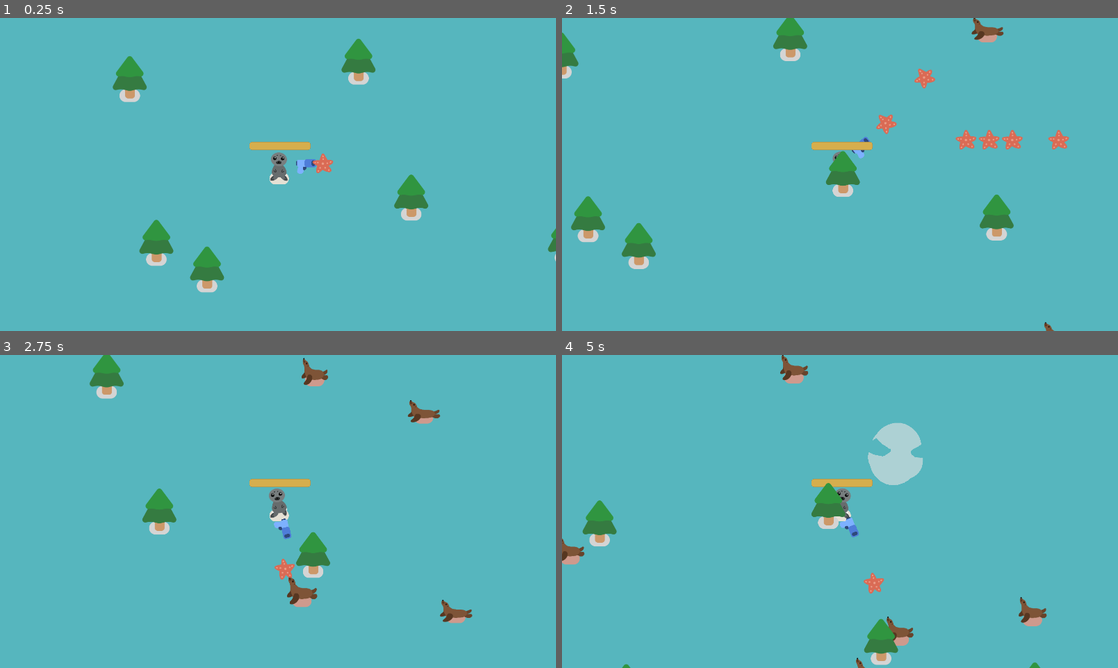
Above: before the commit, frames 1-4 (two rows, left to right).
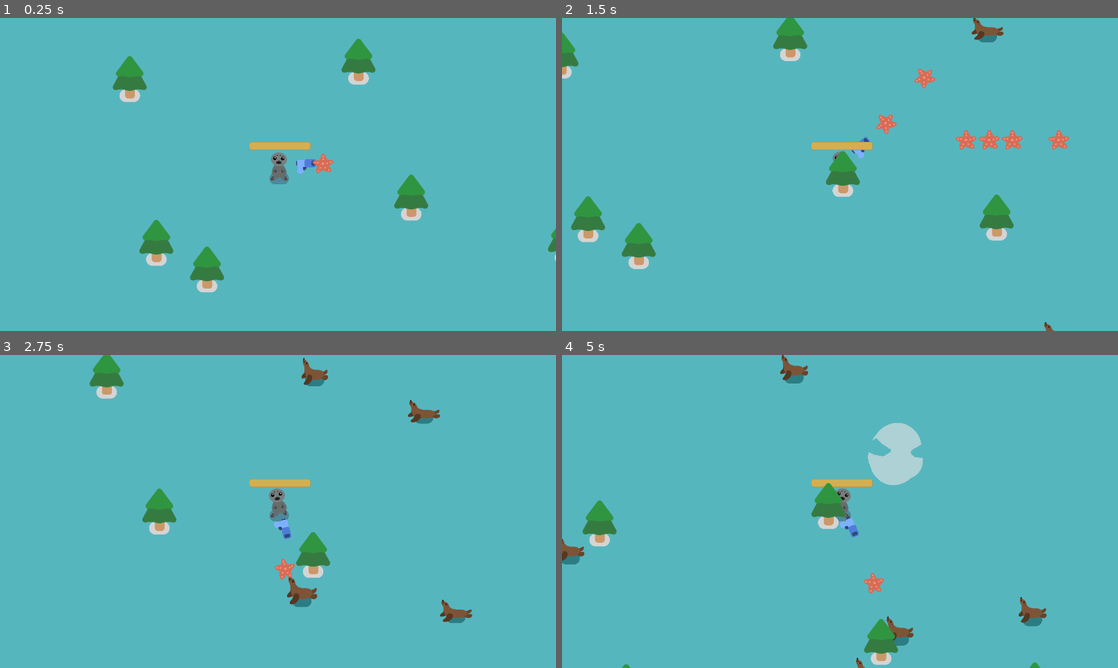
Above: after the commit, the same moments.

Repository: j-j4y/game_dev
Game: Godot game, scene res://seals_game.tscn
The game is run twice, just before and just after one commit, with the same random seed, the same clock (stepped at 60 frames per second) and the same inputs.
Inputs:
- Up to frame 1 (0.25 s): no input
- Up to frame 2 (1.5 s): hold D (move_right) 0.53-1.28 s; hold S (move_down) from 1.28 s (still down)
- Up to frame 3 (2.75 s): release S (move_down) at 2.03 s; hold D (move_right) from 2.03 s (still down)
- Up to frame 4 (5 s): release D (move_right) at 2.78 s; hold W (move_up) 2.78-3.53 s; hold A (move_left) from 3.53 s (still down)

The runs differ from the first frame. In frame 1, less than 0.1% of the frame differs, in the area x 48-52%, y 49-54%; in frame 2, less than 0.1%; in frame 3, 0.3%; in frame 4, 0.3%, in the area x 0-87%, y 6-93%.

Commit message:
changed shadow colors

Diff:
--- a/2d-project-assets/characters/happy_boo/happy_boo.tscn
+++ b/2d-project-assets/characters/happy_boo/happy_boo.tscn
@@ -4,7 +4,6 @@
 [ext_resource type="Texture2D" uid="uid://dk5b8a84a6n2h" path="res://characters/ground_shadow.png" id="2_62bos"]
 [ext_resource type="Texture2D" uid="uid://b3e4kkrfbvr1g" path="res://characters/happy_boo/square_foot.png" id="3_186qq"]
 [ext_resource type="Texture2D" uid="uid://ctaptg6l2xt0l" path="res://characters/flipper.png" id="4_2wjx3"]
-[ext_resource type="Texture2D" uid="uid://dgd62havw7eu8" path="res://characters/happy_boo/square_upper_leg.png" id="5_q2t1e"]
 [ext_resource type="Texture2D" uid="uid://4r3f6cbwhvb1" path="res://characters/new_seal_top.png" id="6_2wjx3"]
 [ext_resource type="Texture2D" uid="uid://c8nnwxs1l12em" path="res://characters/happy_boo/square_face.png" id="7_h5h8s"]
 
@@ -589,10 +588,10 @@
 playback_default_blend_time = 0.2
 
 [node name="GroundShadow" type="Sprite2D" parent="." unique_id=1159294358]
-modulate = Color(0.898039, 0.878431, 0.831373, 1)
+modulate = Color(0.29662487, 0.538851, 0.61626065, 1)
 z_index = -1
 z_as_relative = false
-position = Vector2(-2, -6.9999995)
+position = Vector2(-2, -7.0000005)
 scale = Vector2(0.8, 0.8)
 texture = ExtResource("2_62bos")
 
@@ -602,8 +601,9 @@
 position = Vector2(-10.6303, -27.3998)
 rotation = 0.4009
 scale = Vector2(0.997829, 0.999794)
-texture = ExtResource("5_q2t1e")
+texture = ExtResource("4_2wjx3")
 offset = Vector2(0, 6)
+flip_h = true
 
 [node name="SquareLowerLegL" type="Sprite2D" parent="Colorizer/SquareUpperLegL" unique_id=435218781]
 position = Vector2(0, 14)
@@ -622,7 +622,7 @@
 position = Vector2(9.20459, -29.9444)
 rotation = -0.213676
 scale = Vector2(0.999794, 0.999794)
-texture = ExtResource("5_q2t1e")
+texture = ExtResource("4_2wjx3")
 offset = Vector2(0, 6)
 
 [node name="SquareLowerLegR" type="Sprite2D" parent="Colorizer/SquareUpperLegR" unique_id=954989588]
--- a/2d-project-assets/characters/slime/slime.tscn
+++ b/2d-project-assets/characters/slime/slime.tscn
@@ -215,7 +215,7 @@
 script = ExtResource("1_87y5x")
 
 [node name="GroundShadow" type="Sprite2D" parent="." unique_id=2019923751]
-modulate = Color(0.80735296, 0.6026187, 0.55247796, 1)
+modulate = Color(0.17386234, 0.49174798, 0.5144887, 1)
 z_index = -1
 z_as_relative = false
 position = Vector2(0, -19.999998)
